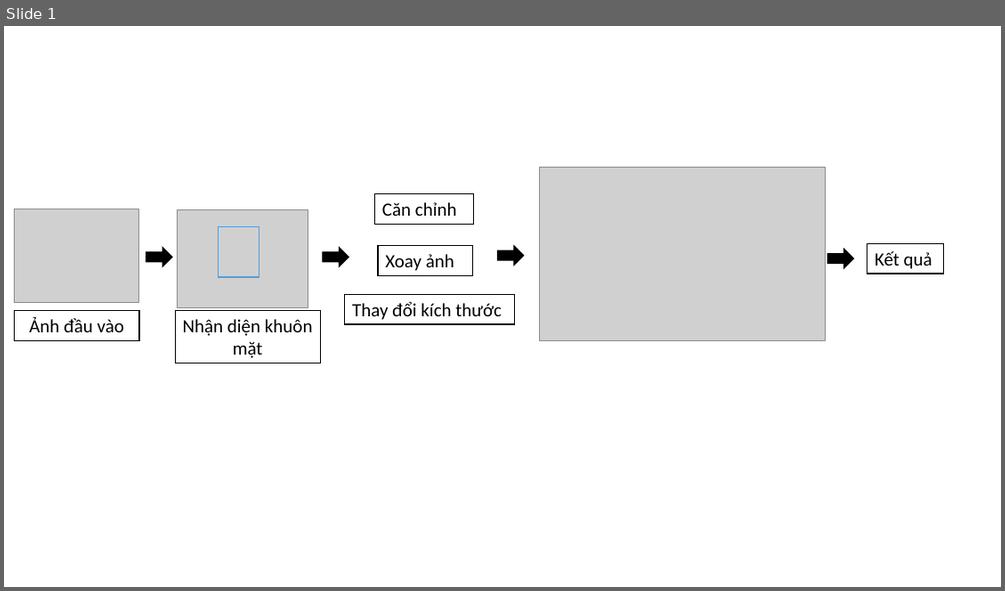
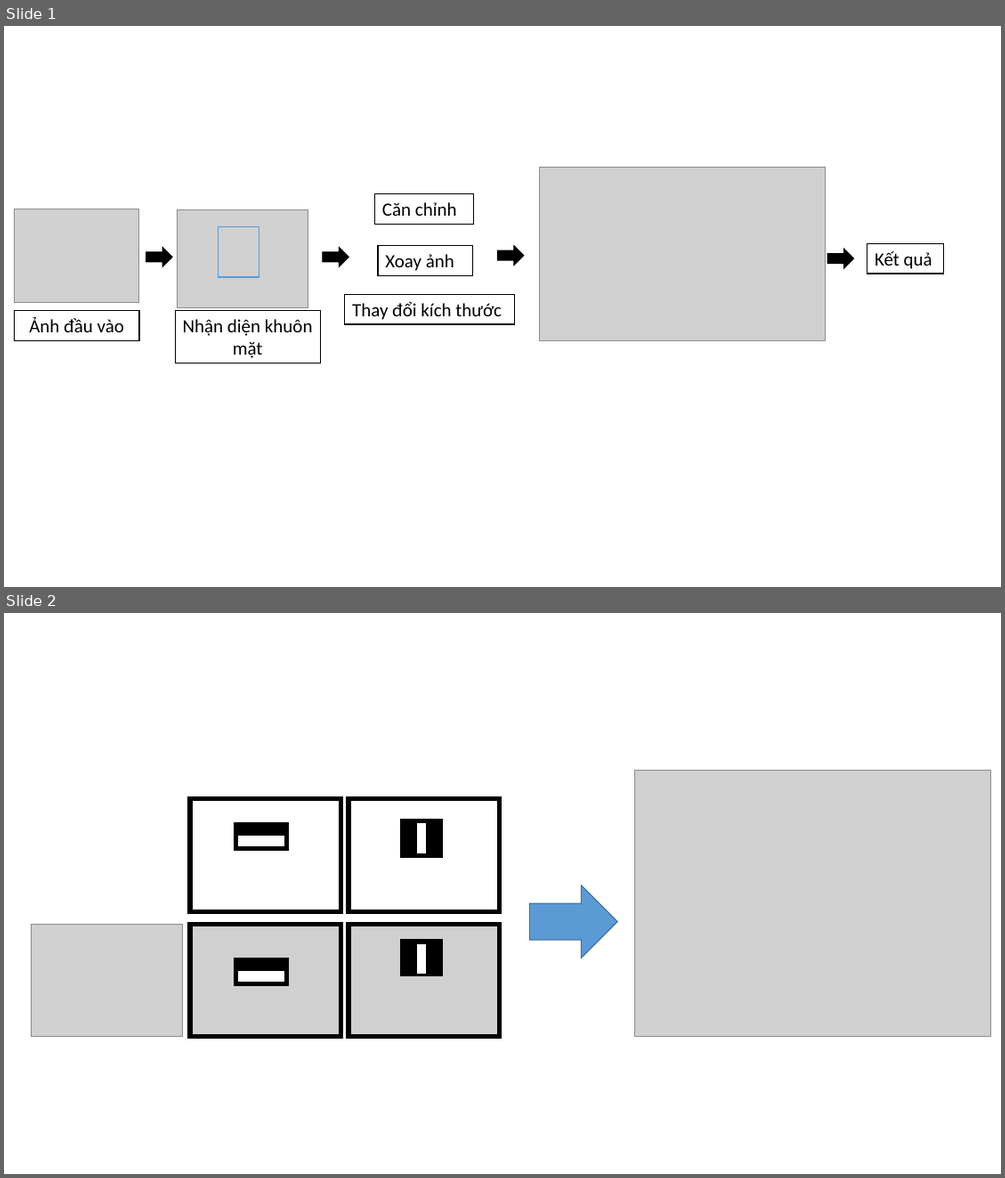
Before and after one commit to huyhnueit68/khoa-luan-tot-nghiep, a slide deck: Thư mục ảnh đi kèm/ve 2.pptx. Shown one above the other, each under a label of ours: slide 1 before the commit, slides 1 and 2 after it. The pictures are 1005x591 and 1005x1178 pixels, drawn with LibreOffice and Linux fonts; fonts in the diff are those of the drawing; grey boxes stand for pictures. Boxes give left, top, right and bottom in pixels: in the first picture for what was removed or moved away, otherwise in the second. Text is boxed around its words. In the diff, an @@ line names an element or a change of style, - is before the commit and + after.

```diff
--- a/Thư mục ảnh đi kèm/ve 2.pptx
+++ b/Thư mục ảnh đi kèm/ve 2.pptx
@@ slide 2 added at (4, 613, 1001, 1174), background #FFFFFF @@
@@ picture added at (635, 770, 991, 1037) @@
@@ rectangle added at (190, 798, 341, 911), outline #000000 4.5 pt @@
@@ rectangle added at (348, 798, 500, 911), outline #000000 4.5 pt @@
@@ rectangle added at (235, 825, 285, 835), fill #000000, outline #000000 1 pt @@
@@ rectangle added at (236, 825, 287, 849), outline #000000 4.5 pt @@
@@ rectangle added at (403, 821, 440, 855), outline #000000 4.5 pt @@
@@ rectangle added at (405, 824, 417, 853), fill #000000, outline #000000 1 pt @@
@@ rectangle added at (417, 824, 427, 853), fill #FFFFFF, outline #FFFFFF 1 pt @@
@@ rectangle added at (427, 824, 437, 853), fill #000000, outline #000000 1 pt @@
@@ rectangle added at (238, 835, 283, 845), fill #FFFFFF, outline #FFFFFF 1 pt @@
@@ right arrow added at (530, 885, 618, 957), fill #5B9BD5, outline #43739E 1 pt @@
@@ picture added at (32, 925, 183, 1037) @@
@@ picture added at (190, 925, 341, 1037) @@
@@ rectangle added at (190, 925, 341, 1037), outline #000000 4.5 pt @@
@@ picture added at (348, 925, 500, 1037) @@
@@ rectangle added at (348, 925, 500, 1037), outline #000000 4.5 pt @@
@@ rectangle added at (403, 941, 440, 973), outline #000000 4.5 pt @@
@@ rectangle added at (404, 944, 416, 973), fill #000000, outline #000000 1 pt @@
@@ rectangle added at (417, 944, 427, 973), fill #FFFFFF, outline #FFFFFF 1 pt @@
@@ rectangle added at (427, 944, 437, 973), fill #000000, outline #000000 1 pt @@
@@ rectangle added at (235, 960, 285, 971), fill #000000, outline #000000 1 pt @@
@@ rectangle added at (236, 960, 287, 984), outline #000000 4.5 pt @@
@@ rectangle added at (238, 971, 283, 981), fill #FFFFFF, outline #FFFFFF 1 pt @@
```
Also in this commit, not shown: 2 other slides added, 42 other files.
